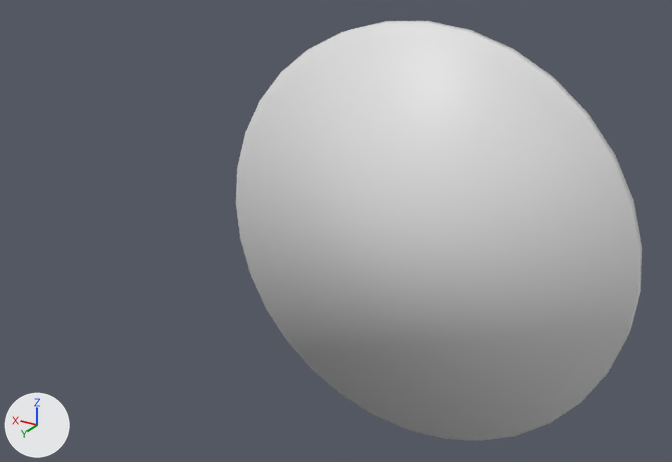
The FBX model Assets/02.Models/cap2.fbx: old version first, new version second.
One viewpoint serves both versions: a 50 mm camera at (-1.68, 3.79, 1.73) aimed at (0.4, 0.32, -0.01). The axes (+X, +Y, +Z) are drawn at lower left. The lights are the same throughout. The picture after the commit comes second. Where no turn or scale is listed for an object, it has been applied to the vertices.

In view in the first picture: 'cap2'.
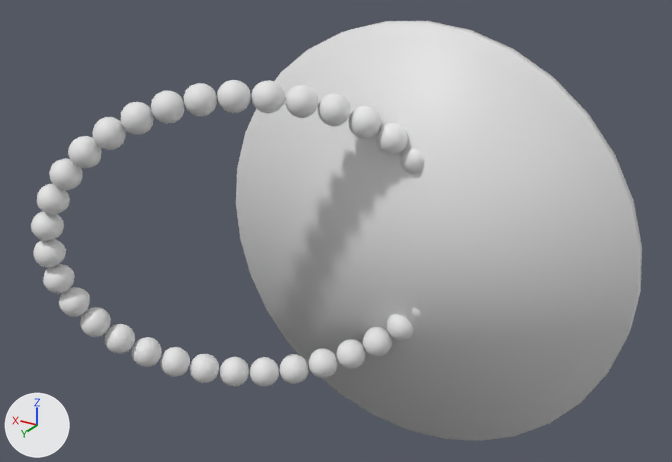
The newer file is also turned or shifted as a whole; pictures and numbers use the older file's frame.

Pixel boxes (x1, y1, x2, y2) of what changed, in the pictures (672 x 462 px):
'cap2_balls', added: after (31, 80, 424, 387)

The change in detail:
Mesh me_sphere_016 is new.
It has 4079 vertices, 8064 faces and spans x -0.19..1.5, y -0.2..0.92, z -0.76..0.76.
Object 'cap2_balls' (ob_cap2_balls) is new; it shows me_sphere_016.
Its location is (0.0, 0.301, 0.0).
